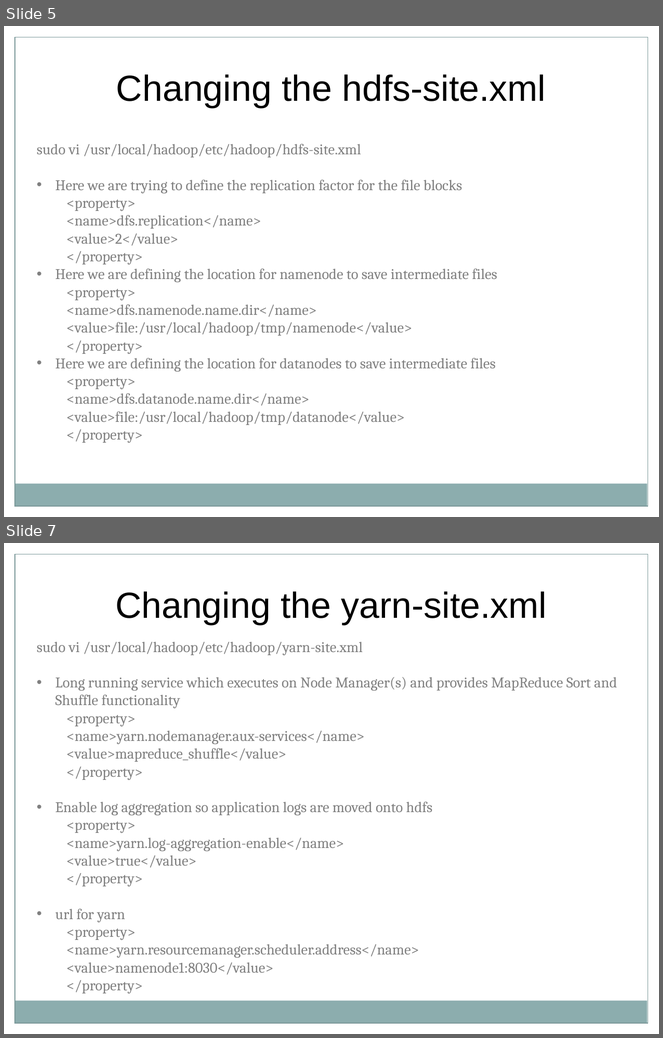
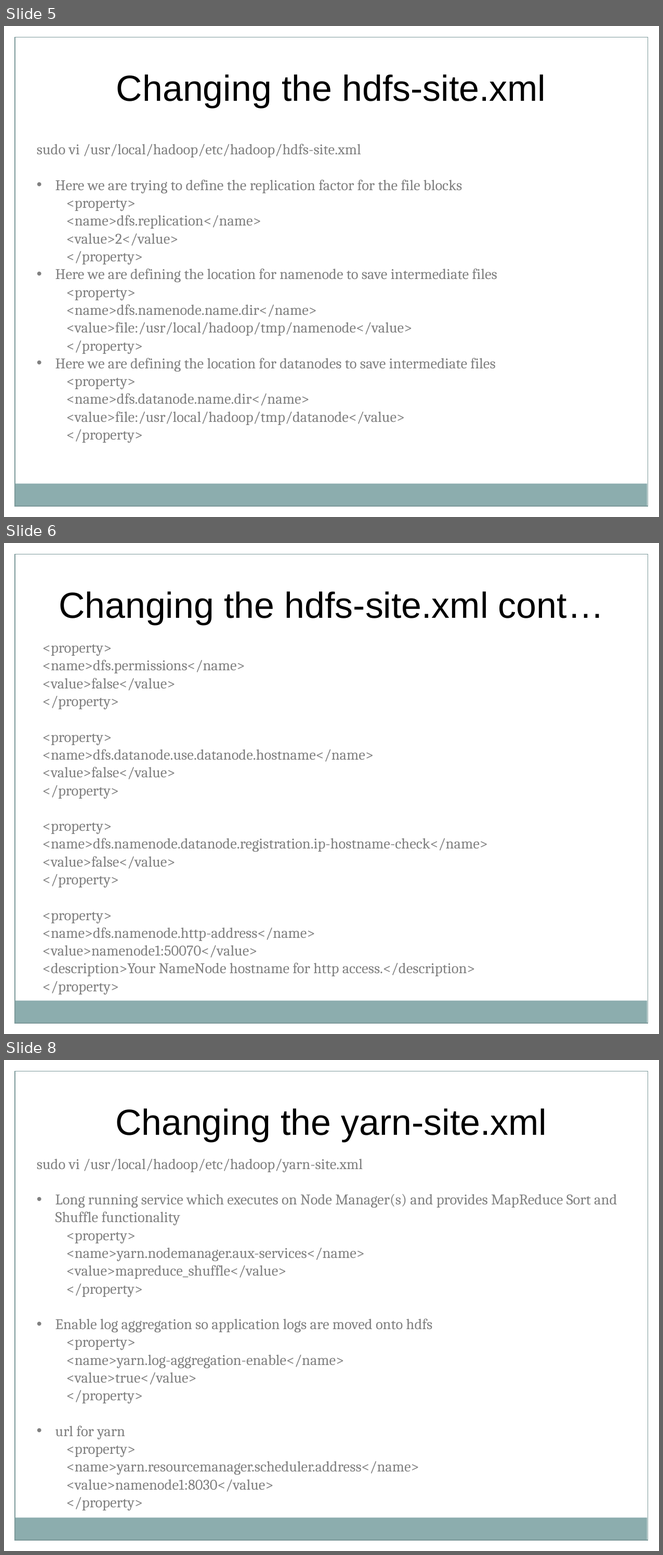
Before and after one commit to saranshsk/bigdata, a slide deck: diy-hadoop-setup.pptx. Shown one above the other, each under a label of ours: slides 5 and 7 before the commit, slides 5, 6 and 8 after it; the slides between them are not shown. The pictures are 663x1038 and 663x1555 pixels, drawn with LibreOffice and Linux fonts; fonts in the diff are those of the drawing. Boxes give left, top, right and bottom in pixels: in the first picture for what was removed or moved away, otherwise in the second. Text is boxed around its words. In the diff, an @@ line names an element or a change of style, - is before the commit and + after.

```diff
--- a/diy-hadoop-setup.pptx
+++ b/diy-hadoop-setup.pptx
@@ slide 6 added at [4, 543, 659, 1034], background #FFFFFF; not listed: 5 template elements that a slide beside it also shows @@
@@ text added at [59, 591, 604, 625], 44 pt, text #000000 @@
+Changing the hdfs-site.xml cont…
@@ text added at [42, 644, 488, 995], 18 pt, text #808080 @@
+<property>
+<name>dfs.permissions</name>
+<value>false</value>
+</property>
+<property>
+<name>dfs.datanode.use.datanode.hostname</name>
+<value>false</value>
+</property>
+<property>
+<name>dfs.namenode.datanode.registration.ip-hostname-check</name>
+<value>false</value>
+</property>
+<property>
+<name>dfs.namenode.http-address</name>
+<value>namenode1:50070</value>
+<description>Your NameNode hostname for http access.</description>
+</property>
@@ what was slide 7 is now slide 8 @@
```
Also in this commit, not shown: 5 slides changed, 1 other slide added, 1 other file.
